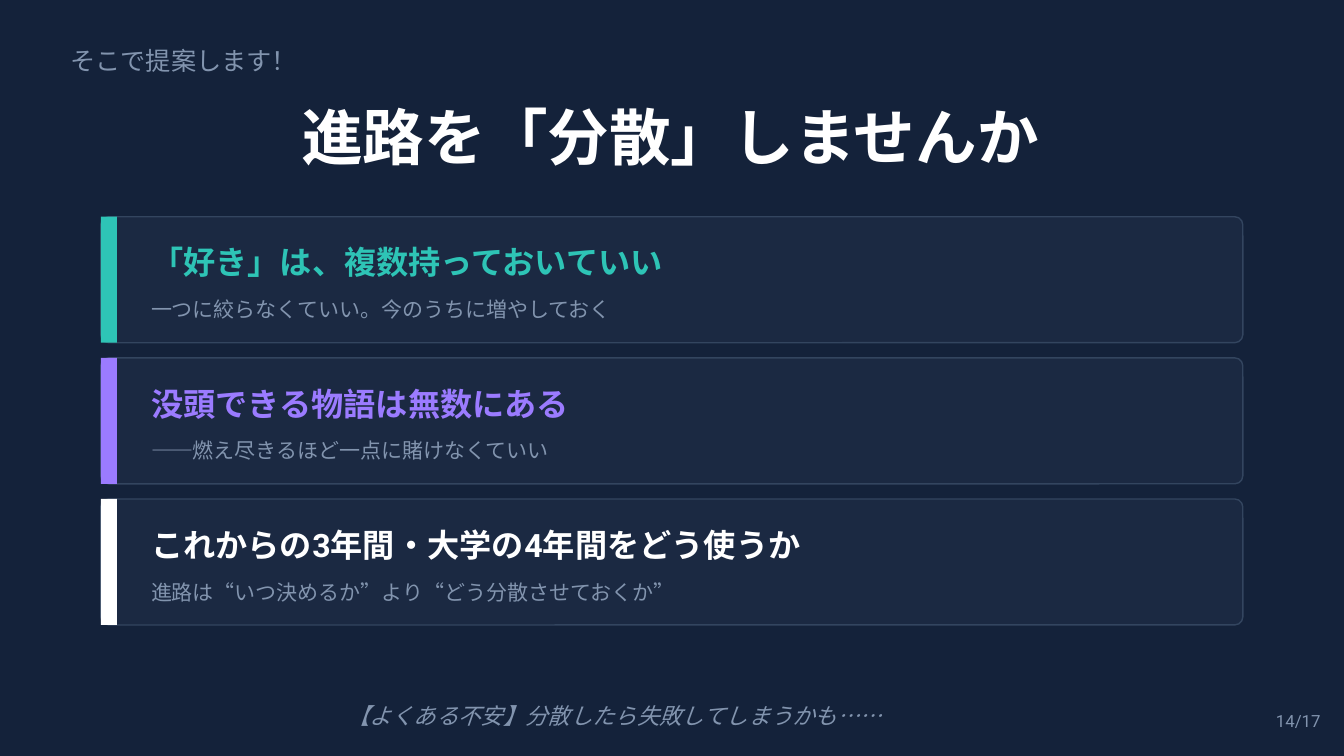
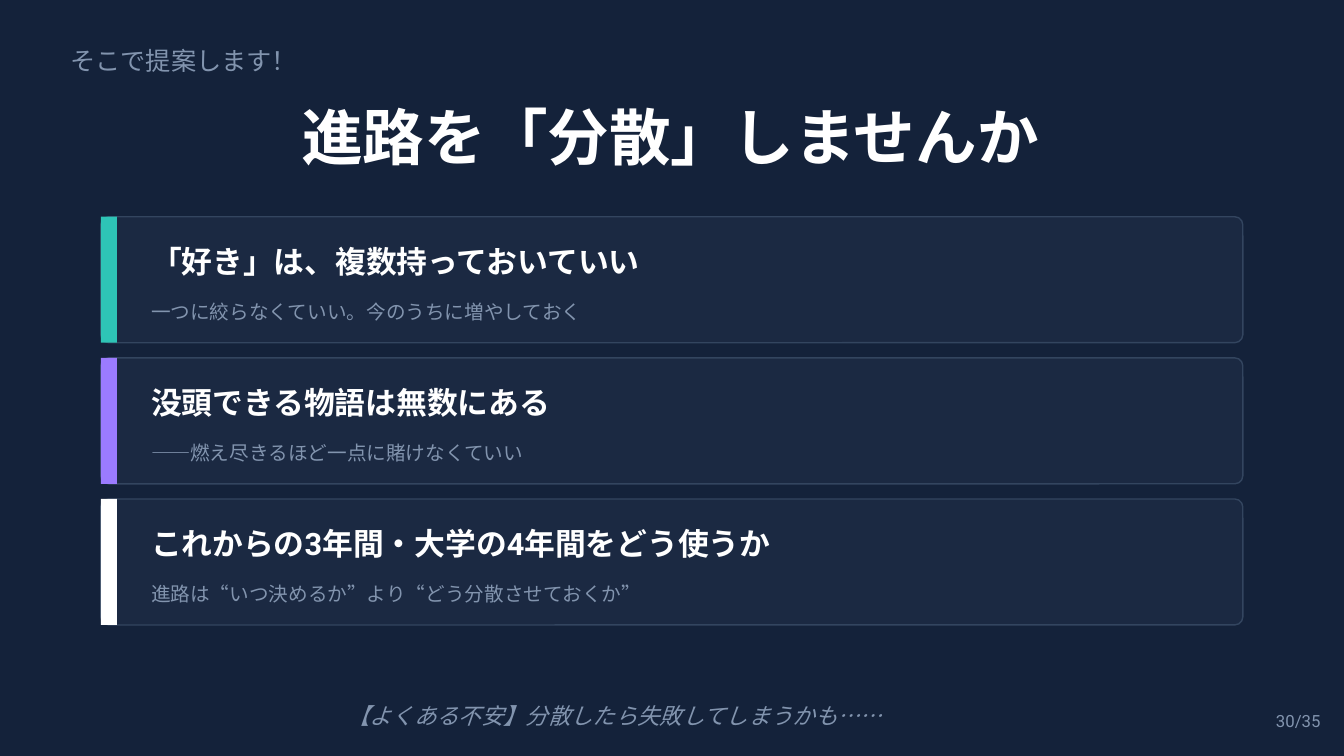
Before and after one commit to syukugennmathto/claude-daily-routines, a slide deck: slide 30 of build/career_talk_setagaya.pptx (slide 14 before the commit). Drawn at 1344x756 pixels with LibreOffice and Linux fonts; fonts in the diff are those of the drawing. Boxes give left, top, right and bottom in pixels: in the first picture for what was removed or moved away, otherwise in the second. Text is boxed around its words. In the diff, an @@ line names an element or a change of style, - is before the commit and + after.

```diff
--- a/build/career_talk_setagaya.pptx
+++ b/build/career_talk_setagaya.pptx
@@ text "「好き」は、複数持っておいていい" at box(151, 246, 640, 276): size 23 to 22 pt, text colour #2EC4B6 to #FFFFFF @@
@@ text "没頭できる物語は無数にある" at box(151, 388, 550, 417): size 23 to 22 pt, text colour #9B7BFF to #FFFFFF @@
@@ size 15 to 14 pt in 3 elements at box(151, 303, 581, 321), box(151, 584, 641, 603), box(151, 443, 523, 462) @@
@@ text "これからの3年間・大学の4年間をどう使うか" at box(151, 528, 770, 558): size 23 to 22 pt @@
@@ text at box(1276, 715, 1321, 728): text changed @@
-14/17
+30/35
```
Also in this commit, not shown: 16 other slides changed, 18 slides added, 3 other files.
